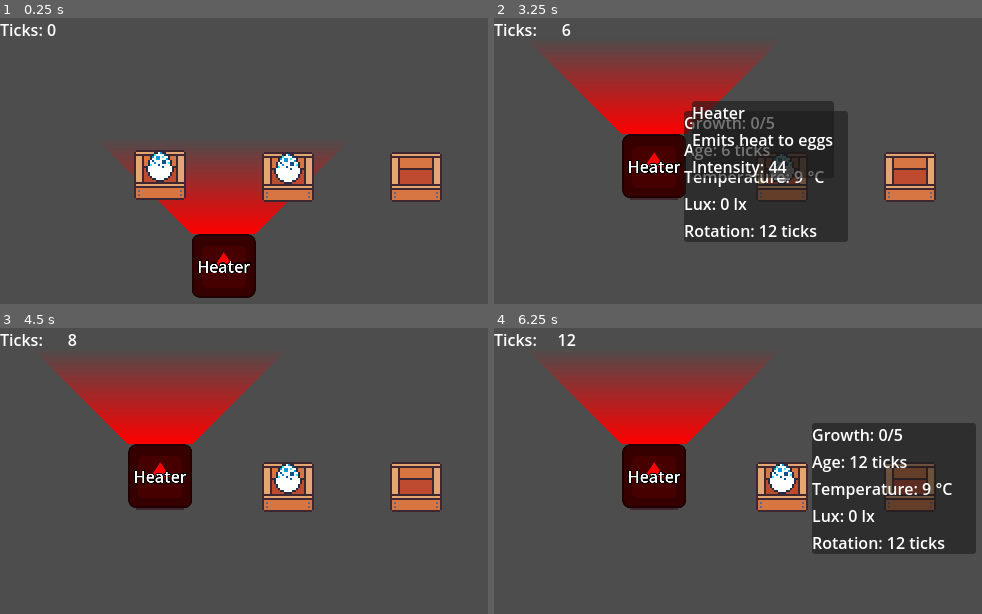
Above: before the commit, frames 1-4 (two rows, left to right).
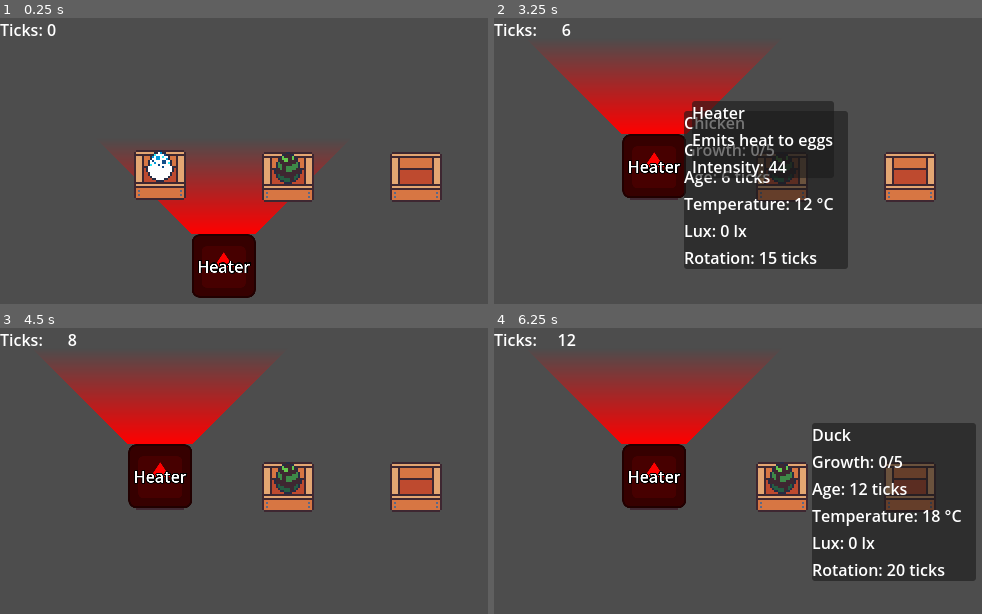
Above: after the commit, the same moments.

Repository: Chris-GW/eggs_incubation_station
Game: Godot game, scene res://main.tscn
The game is run twice, just before and just after one commit, with the same random seed, the same clock (stepped at 60 frames per second) and the same inputs. The engine's default icon, where the game draws it, is replaced by a stand-in: a white triangle on a blue panel in a dark square.
Inputs (mouse positions are in pixels of both pictures, inside the frame that each line leads up to):
- Up to frame 1 (0.25 s): no input
- Up to frame 2 (3.25 s): tap Enter at 0.5, 2 s; drag from (655, 175) to (908, 178) at 0.52 s; tap Space at 1.25 s; drag from (781, 178) to (718, 266) at 1.27 s; move the mouse to (908, 178) at 2.02 s; click (908, 178) at 2.17 s; drag from (718, 266) to (655, 166) at 2.77 s
- Up to frame 3 (4.5 s): tap Space at 3.5 s; move the mouse to (outside the picture) at 3.52 s; click (outside the picture) at 3.67 s; drag from (126, 453) to (414, 488) at 4.27 s
- Up to frame 4 (6.25 s): tap Enter at 5 s; move the mouse to (845, 508) at 5.02 s; click (845, 508) at 5.17 s; tap Space at 5.75 s; drag from (718, 416) to (781, 476) at 5.77 s

The runs differ from the first frame. In frame 1, 0.3% of the frame differs, in the area x 56-62%, y 47-58%; in frame 2, 5.8%; in frame 3, 0.3%; in frame 4, 6.2%, in the area x 56-99%, y 35-89%.

Commit message:
add creature duck

Diff:
--- a/main.tscn
+++ b/main.tscn
@@ -1,9 +1,10 @@
-[gd_scene load_steps=5 format=3 uid="uid://dfyxn8l8uy0hm"]
+[gd_scene load_steps=6 format=3 uid="uid://dfyxn8l8uy0hm"]
 
 [ext_resource type="Script" uid="uid://jvepttfn2388" path="res://scripts/main.gd" id="1_ig7tw"]
 [ext_resource type="PackedScene" uid="uid://dj04gpqp0lx15" path="res://scenes/incubation_station.tscn" id="2_0xm2m"]
 [ext_resource type="Resource" uid="uid://igwpka7ehvvf" path="res://scripts/egg_creatures/creature_chicken.tres" id="3_1bvp3"]
 [ext_resource type="PackedScene" uid="uid://bb2c5mlyg7sy4" path="res://scenes/devices/heater.tscn" id="3_h2yge"]
+[ext_resource type="Resource" uid="uid://5hgtftfyu4uv" path="res://scripts/egg_creatures/creature_duck.tres" id="4_lquwl"]
 
 [node name="Main" type="Node2D"]
 script = ExtResource("1_ig7tw")
@@ -16,7 +17,7 @@
 
 [node name="IncubationStation2" parent="Map" instance=ExtResource("2_0xm2m")]
 position = Vector2(288, 160)
-starting_egg_creature = ExtResource("3_1bvp3")
+starting_egg_creature = ExtResource("4_lquwl")
 
 [node name="IncubationStation3" parent="Map" instance=ExtResource("2_0xm2m")]
 position = Vector2(416, 160)
--- a/scenes/incubation_station.tscn
+++ b/scenes/incubation_station.tscn
@@ -26,7 +26,6 @@
 position = Vector2(0, -10)
 
 [node name="HoverPanelContainer" type="PanelContainer" parent="."]
-visible = false
 z_index = 5
 offset_left = 30.0
 offset_top = -65.0
@@ -37,6 +36,11 @@
 [node name="BoxContainer" type="BoxContainer" parent="HoverPanelContainer"]
 layout_mode = 2
 vertical = true
+
+[node name="CreatureLabel" type="Label" parent="HoverPanelContainer/BoxContainer"]
+unique_name_in_owner = true
+layout_mode = 2
+text = "Duck"
 
 [node name="GrowthLabel" type="Label" parent="HoverPanelContainer/BoxContainer"]
 unique_name_in_owner = true
--- a/scripts/egg_creatures/creature_chicken.tres
+++ b/scripts/egg_creatures/creature_chicken.tres
@@ -1,66 +1,66 @@
 [gd_resource type="Resource" script_class="EggCreature" load_steps=19 format=3 uid="uid://igwpka7ehvvf"]
 
-[ext_resource type="Texture2D" uid="uid://cxtliepbtfjd6" path="res://assets/eggs/Creatures Color.png" id="1_yy3t2"]
-[ext_resource type="Texture2D" uid="uid://db3gu7d6rsodx" path="res://assets/eggs/Colorful.png" id="2_32cp4"]
-[ext_resource type="Script" uid="uid://mtgmwpb24w7d" path="res://scripts/egg_creatures/egg_creature.gd" id="2_dhn1u"]
+[ext_resource type="Script" uid="uid://mtgmwpb24w7d" path="res://scripts/egg_creatures/egg_creature.gd" id="1_xcm1b"]
+[ext_resource type="Texture2D" uid="uid://cxtliepbtfjd6" path="res://assets/eggs/Creatures Color.png" id="2_mo5jv"]
+[ext_resource type="Texture2D" uid="uid://db3gu7d6rsodx" path="res://assets/eggs/Colorful.png" id="3_fl7rx"]
 
 [sub_resource type="AtlasTexture" id="AtlasTexture_dhn1u"]
-atlas = ExtResource("1_yy3t2")
+atlas = ExtResource("2_mo5jv")
 region = Rect2(0, 16, 16, 16)
 
 [sub_resource type="AtlasTexture" id="AtlasTexture_32cp4"]
-atlas = ExtResource("2_32cp4")
+atlas = ExtResource("3_fl7rx")
 region = Rect2(0, 48, 16, 16)
 
 [sub_resource type="AtlasTexture" id="AtlasTexture_3vevl"]
-atlas = ExtResource("2_32cp4")
+atlas = ExtResource("3_fl7rx")
 region = Rect2(16, 48, 16, 16)
 
 [sub_resource type="AtlasTexture" id="AtlasTexture_0ylw0"]
-atlas = ExtResource("2_32cp4")
+atlas = ExtResource("3_fl7rx")
 region = Rect2(32, 48, 16, 16)
 
 [sub_resource type="AtlasTexture" id="AtlasTexture_kc4ei"]
-atlas = ExtResource("2_32cp4")
+atlas = ExtResource("3_fl7rx")
 region = Rect2(48, 48, 16, 16)
 
 [sub_resource type="AtlasTexture" id="AtlasTexture_ehadk"]
-atlas = ExtResource("2_32cp4")
+atlas = ExtResource("3_fl7rx")
 region = Rect2(64, 48, 16, 16)
 
 [sub_resource type="AtlasTexture" id="AtlasTexture_n487t"]
-atlas = ExtResource("2_32cp4")
+atlas = ExtResource("3_fl7rx")
 region = Rect2(80, 48, 16, 16)
 
 [sub_resource type="AtlasTexture" id="AtlasTexture_7816f"]
-atlas = ExtResource("2_32cp4")
+atlas = ExtResource("3_fl7rx")
 region = Rect2(96, 48, 16, 16)
 
 [sub_resource type="AtlasTexture" id="AtlasTexture_vxj2j"]
-atlas = ExtResource("2_32cp4")
+atlas = ExtResource("3_fl7rx")
 region = Rect2(112, 48, 16, 16)
 
 [sub_resource type="AtlasTexture" id="AtlasTexture_kippf"]
-atlas = ExtResource("2_32cp4")
+atlas = ExtResource("3_fl7rx")
 region = Rect2(128, 48, 16, 16)
 
 [sub_resource type="AtlasTexture" id="AtlasTexture_lxi2f"]
-atlas = ExtResource("2_32cp4")
+atlas = ExtResource("3_fl7rx")
 region = Rect2(144, 48, 16, 16)
 
 [sub_resource type="AtlasTexture" id="AtlasTexture_37y0p"]
-atlas = ExtResource("2_32cp4")
+atlas = ExtResource("3_fl7rx")
 region = Rect2(160, 48, 16, 16)
 
 [sub_resource type="AtlasTexture" id="AtlasTexture_mflv4"]
-atlas = ExtResource("2_32cp4")
+atlas = ExtResource("3_fl7rx")
 region = Rect2(176, 48, 16, 16)
 
 [sub_resource type="AtlasTexture" id="AtlasTexture_65ui2"]
-atlas = ExtResource("2_32cp4")
+atlas = ExtResource("3_fl7rx")
 region = Rect2(192, 48, 16, 16)
 
-[sub_resource type="SpriteFrames" id="SpriteFrames_t6t6q"]
+[sub_resource type="SpriteFrames" id="SpriteFrames_v3xbe"]
 animations = [{
 "frames": [{
 "duration": 1.0,
@@ -117,12 +117,12 @@
 
 [resource]
 resource_name = "Chicken"
-script = ExtResource("2_dhn1u")
+script = ExtResource("1_xcm1b")
 name = "Chicken"
 description = "A Chicken likes it warm and dark"
-sprites = SubResource("SpriteFrames_t6t6q")
-ideal_temperature = 32.0
-ideal_lux = 8.0
-ideal_rotation_ticks = 12
-heat_rate = 1.5
+sprites = SubResource("SpriteFrames_v3xbe")
+ideal_temperature = 41.0
+ideal_lux = 7.0
+ideal_rotation_ticks = 15
+heat_rate = 2.0
 metadata/_custom_type_script = "uid://mtgmwpb24w7d"
--- /dev/null
+++ b/scripts/egg_creatures/creature_duck.tres
@@ -0,0 +1,128 @@
+[gd_resource type="Resource" script_class="EggCreature" load_steps=19 format=3 uid="uid://5hgtftfyu4uv"]
+
+[ext_resource type="Script" uid="uid://mtgmwpb24w7d" path="res://scripts/egg_creatures/egg_creature.gd" id="1_afqeq"]
+[ext_resource type="Texture2D" uid="uid://cxtliepbtfjd6" path="res://assets/eggs/Creatures Color.png" id="2_xghox"]
+[ext_resource type="Texture2D" uid="uid://db3gu7d6rsodx" path="res://assets/eggs/Colorful.png" id="3_noha5"]
+
+[sub_resource type="AtlasTexture" id="AtlasTexture_tujjs"]
+atlas = ExtResource("2_xghox")
+region = Rect2(36, 16, 18, 16)
+
+[sub_resource type="AtlasTexture" id="AtlasTexture_8udm3"]
+atlas = ExtResource("3_noha5")
+region = Rect2(0, 128, 16, 16)
+
+[sub_resource type="AtlasTexture" id="AtlasTexture_of1lw"]
+atlas = ExtResource("3_noha5")
+region = Rect2(16, 128, 16, 16)
+
+[sub_resource type="AtlasTexture" id="AtlasTexture_pm4tp"]
+atlas = ExtResource("3_noha5")
+region = Rect2(32, 128, 16, 16)
+
+[sub_resource type="AtlasTexture" id="AtlasTexture_j2dje"]
+atlas = ExtResource("3_noha5")
+region = Rect2(48, 128, 16, 16)
+
+[sub_resource type="AtlasTexture" id="AtlasTexture_asdrg"]
+atlas = ExtResource("3_noha5")
+region = Rect2(64, 128, 16, 16)
+
+[sub_resource type="AtlasTexture" id="AtlasTexture_w6gta"]
+atlas = ExtResource("3_noha5")
+region = Rect2(80, 128, 16, 16)
+
+[sub_resource type="AtlasTexture" id="AtlasTexture_p7xna"]
+atlas = ExtResource("3_noha5")
+region = Rect2(96, 128, 16, 16)
+
+[sub_resource type="AtlasTexture" id="AtlasTexture_obhdn"]
+atlas = ExtResource("3_noha5")
+region = Rect2(112, 128, 16, 16)
+
+[sub_resource type="AtlasTexture" id="AtlasTexture_ywac8"]
+atlas = ExtResource("3_noha5")
+region = Rect2(128, 128, 16, 16)
+
+[sub_resource type="AtlasTexture" id="AtlasTexture_uh4a5"]
+atlas = ExtResource("3_noha5")
+region = Rect2(144, 128, 16, 16)
+
+[sub_resource type="AtlasTexture" id="AtlasTexture_ondfo"]
+atlas = ExtResource("3_noha5")
+region = Rect2(160, 128, 16, 16)
+
+[sub_resource type="AtlasTexture" id="AtlasTexture_ii5a6"]
+atlas = ExtResource("3_noha5")
+region = Rect2(176, 128, 16, 16)
+
+[sub_resource type="AtlasTexture" id="AtlasTexture_kyvwt"]
+atlas = ExtResource("3_noha5")
+region = Rect2(192, 128, 16, 16)
+
+[sub_resource type="SpriteFrames" id="SpriteFrames_j2mle"]
+animations = [{
+"frames": [{
+"duration": 1.0,
+"texture": SubResource("AtlasTexture_tujjs")
+}],
+"loop": true,
+"name": &"creature",
+"speed": 5.0
+}, {
+"frames": [{
+"duration": 1.0,
+"texture": SubResource("AtlasTexture_8udm3")
+}, {
+"duration": 1.0,
+"texture": SubResource("AtlasTexture_of1lw")
+}, {
+"duration": 1.0,
+"texture": SubResource("AtlasTexture_pm4tp")
+}, {
+"duration": 1.0,
+"texture": SubResource("AtlasTexture_j2dje")
+}, {
+"duration": 1.0,
+"texture": SubResource("AtlasTexture_asdrg")
+}, {
+"duration": 1.0,
+"texture": SubResource("AtlasTexture_w6gta")
+}, {
+"duration": 1.0,
+"texture": SubResource("AtlasTexture_p7xna")
+}, {
+"duration": 1.0,
+"texture": SubResource("AtlasTexture_obhdn")
+}, {
+"duration": 1.0,
+"texture": SubResource("AtlasTexture_ywac8")
+}, {
+"duration": 1.0,
+"texture": SubResource("AtlasTexture_uh4a5")
+}, {
+"duration": 1.0,
+"texture": SubResource("AtlasTexture_ondfo")
+}, {
+"duration": 1.0,
+"texture": SubResource("AtlasTexture_ii5a6")
+}, {
+"duration": 1.0,
+"texture": SubResource("AtlasTexture_kyvwt")
+}],
+"loop": true,
+"name": &"egg",
+"speed": 5.0
+}]
+
+[resource]
+resource_name = "Duck"
+script = ExtResource("1_afqeq")
+name = "Duck"
+description = "A Duck can swim and wants it cool"
+sprites = SubResource("SpriteFrames_j2mle")
+ideal_temperature = 22.0
+ideal_lux = 24.0
+ideal_rotation_ticks = 20
+heat_rate = 3.0
+metadata/_custom_type_script = "uid://mtgmwpb24w7d"
--- a/scripts/incubation_station.gd
+++ b/scripts/incubation_station.gd
@@ -31,6 +31,7 @@
 func update_hover_info_panel() -> void:
 	if not egg:
 		return
+	%CreatureLabel.text = egg.egg_creature.name
 	%GrowthLabel.text = "Growth: %d/5" % egg.growth_stage
 	%AgeLabel.text = "Age: %d ticks" % egg.age_ticks
 	%TemperatureLabel.text = "Temperature: %0.1d °C" % egg.temperature
